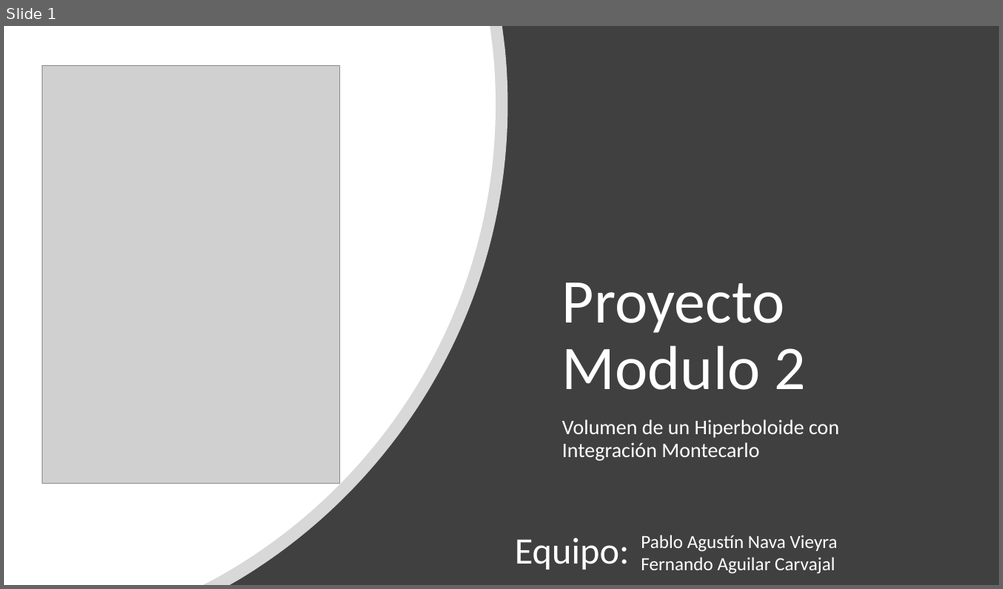
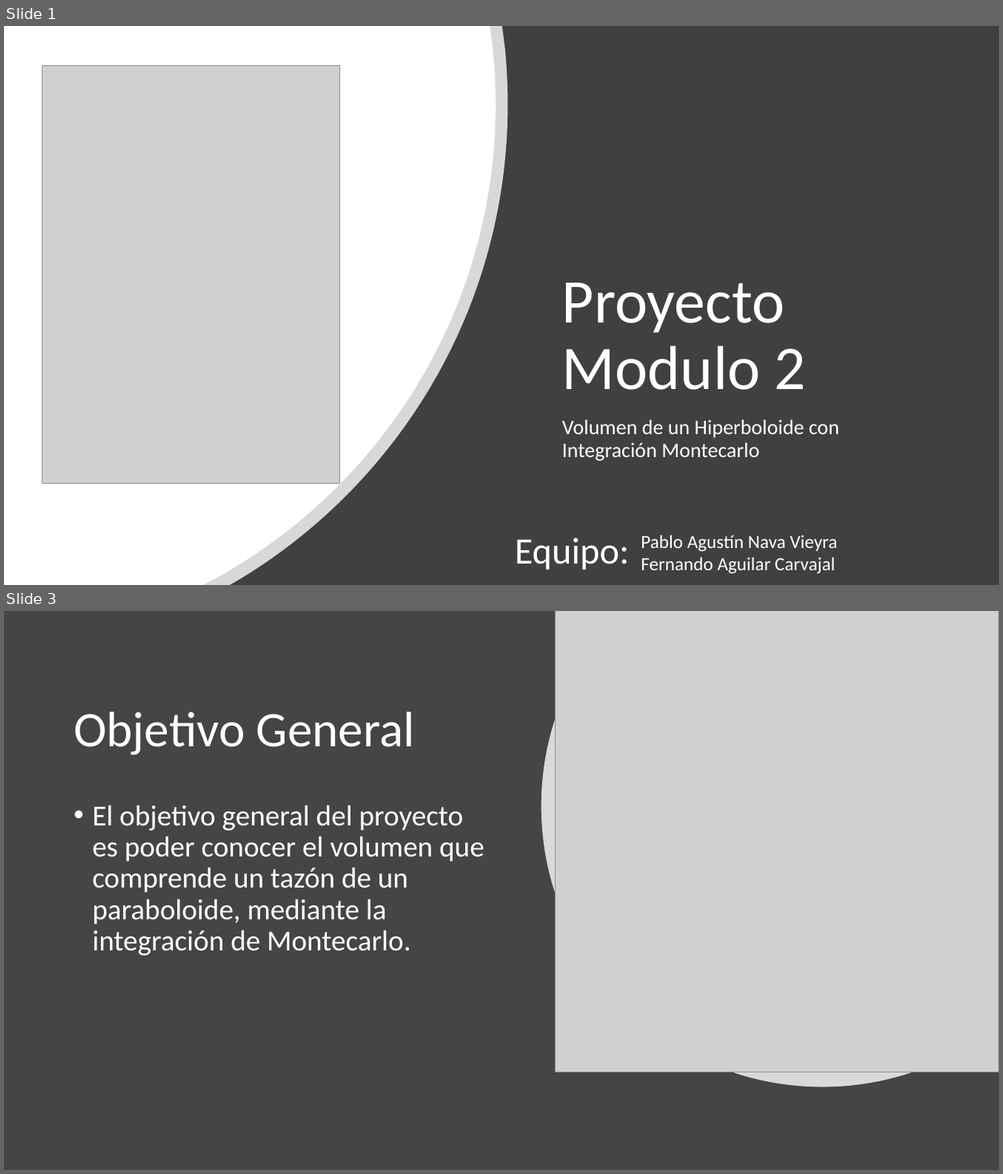
Before and after one commit to Fernando28AC/proyecto_modulo2, a slide deck: Proyecto_modulo2.pptx. Shown one above the other, each under a label of ours: slide 1 before the commit, slides 1 and 3 after it; the slides between them are not shown. The pictures are 1003x589 and 1003x1174 pixels, drawn with LibreOffice and Linux fonts; fonts in the diff are those of the drawing; grey boxes stand for pictures. Boxes give left, top, right and bottom in pixels: in the first picture for what was removed or moved away, otherwise in the second. Text is boxed around its words. In the diff, an @@ line names an element or a change of style, - is before the commit and + after.

Commit message:
Avances proyecto modulo 2

```diff
--- a/Proyecto_modulo2.pptx
+++ b/Proyecto_modulo2.pptx
@@ slide 3 added at (4, 611, 999, 1170), background #454545 @@
@@ freeform shape added at (541, 611, 999, 1088), fill #FFFFFF at 80% opacity @@
@@ picture added at (555, 611, 999, 1072) @@
@@ title added at (74, 712, 415, 755), 48 pt, text #FFFFFF @@
+Objetivo General
@@ text added at (92, 806, 484, 956), 28 pt, text #FFFFFF @@
+• El objetivo general del proyecto es poder conocer el volumen que comprende un tazón de un paraboloide, mediante la integración de Montecarlo.
```
Also in this commit, not shown: 7 other slides added, 3 slides removed, 2 other files.
